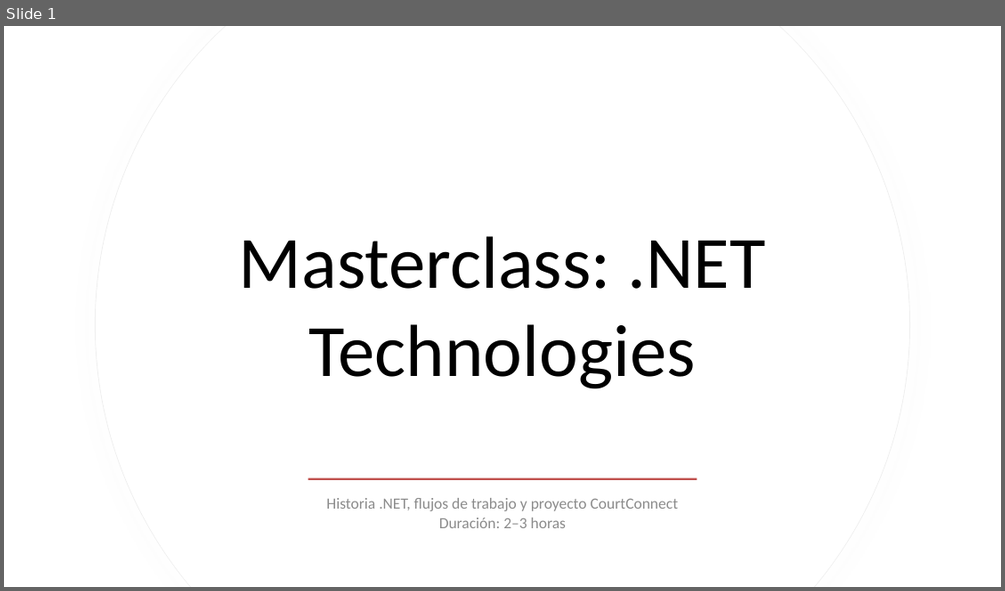
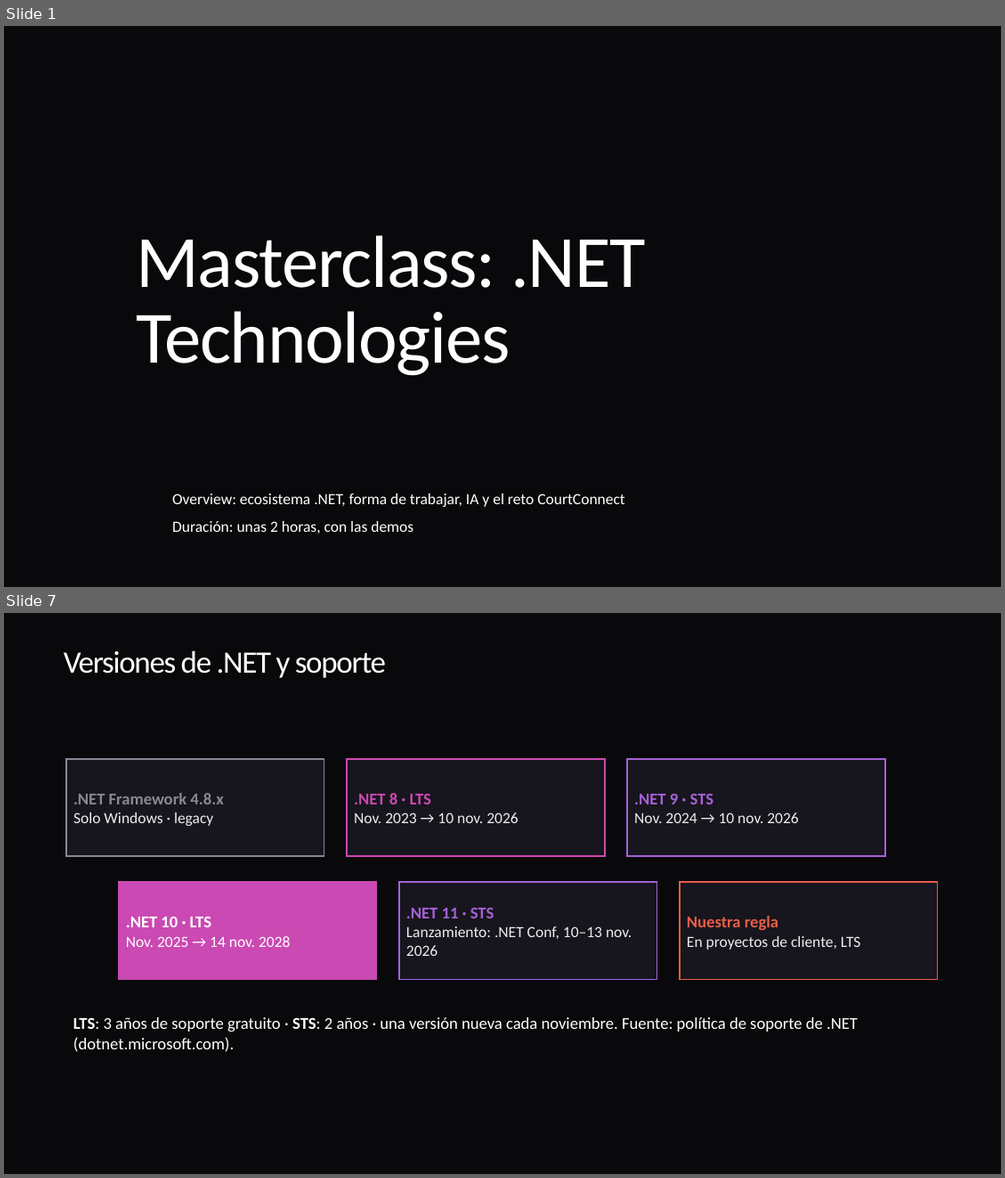
Before and after one commit to ybenzina/formacion-dotnet-junior, a slide deck: docs/masterclasses/masterclass-dotnet-technologies.pptx. Shown one above the other, each under a label of ours: slide 1 before the commit, slides 1 and 7 after it; the slides between them are not shown. The pictures are 1005x591 and 1005x1178 pixels, drawn with LibreOffice and Linux fonts; fonts in the diff are those of the drawing; background and template pictures are left out. Boxes give left, top, right and bottom in pixels: in the first picture for what was removed or moved away, otherwise in the second. Text is boxed around its words. In the diff, an @@ line names an element or a change of style, - is before the commit and + after.

Commit message:
doc: Masterclass .NET Technologies (#48)
* Concretiza ramas de trabajo y actualiza documentación de masterclass general

* Acutaliza ejercicios planteando migración a net11 en parte III

---------

```diff
--- a/docs/masterclasses/masterclass-dotnet-technologies.pptx
+++ b/docs/masterclasses/masterclass-dotnet-technologies.pptx
@@ slide 7 added at box(4, 613, 1001, 1174), background #09090C @@
@@ title added at box(64, 650, 386, 678), 30 pt, text #FFFFFF @@
+Versiones de .NET y soporte
@@ rectangle added at box(66, 759, 324, 856), fill #17151D, outline #8A8794 1.5 pt, 16 pt, text #8A8794, bold @@
+.NET Framework 4.8.x
+Solo Windows · legacy
@@ rectangle added at box(347, 759, 605, 856), fill #17151D, outline #CB49B2 1.5 pt, 15 pt, text #EDEDED @@
+.NET 8 · LTS
+Nov. 2023 → 10 nov. 2026
@@ rectangle added at box(627, 759, 885, 856), fill #17151D, outline #A562D6 1.5 pt, 15 pt, text #EDEDED @@
+.NET 9 · STS
+Nov. 2024 → 10 nov. 2026
@@ rectangle added at box(119, 882, 376, 980), fill #CB49B2, outline #CB49B2 1.5 pt, 15 pt, text #FFFFFF @@
+.NET 10 · LTS
+Nov. 2025 → 14 nov. 2028
@@ rectangle added at box(399, 882, 657, 980), fill #17151D, outline #A562D6 1.5 pt, 15 pt, text #EDEDED @@
+.NET 11 · STS
+Lanzamiento: .NET Conf, 10–13 nov. 2026
@@ rectangle added at box(680, 882, 938, 980), fill #17151D, outline #E95D48 1.5 pt, 15 pt, text #EDEDED @@
+Nuestra regla
+En proyectos de cliente, LTS
@@ text added at box(73, 1017, 858, 1052), 16 pt, text #FFFFFF @@
+LTS: 3 años de soporte gratuito · STS: 2 años · una versión nueva cada noviembre. Fuente: política de soporte de .NET (dotnet.microsoft.com).
@@ slide 1 changed as well @@
@@ background #FFFFFF to picture (left out) @@
@@ freeform shape removed at box(96, 26, 909, 587) @@
@@ freeform shape removed at box(96, 26, 909, 587) @@
@@ title "Masterclass: .NET Technologies" at box(136, 235, 645, 376): text colour #000000 to #FFFFFF, letter spacing 0 to -1.1 pt; alignment centre to left; line spacing 1 to 0.85 @@
@@ rectangle removed at box(308, 477, 697, 480) @@
@@ subtitle at box(172, 493, 625, 533): text changed; text colour #8C8C8C to #FFFFFF @@
-Historia .NET, flujos de trabajo y proyecto CourtConnect
-Duración: 2–3 horas
+Overview: ecosistema .NET, forma de trabajar, IA y el reto CourtConnect
+Duración: unas 2 horas, con las demos
```
Also in this commit, not shown: 8 other slides changed, 35 other slides added, 16 slides removed, 14 other files.
